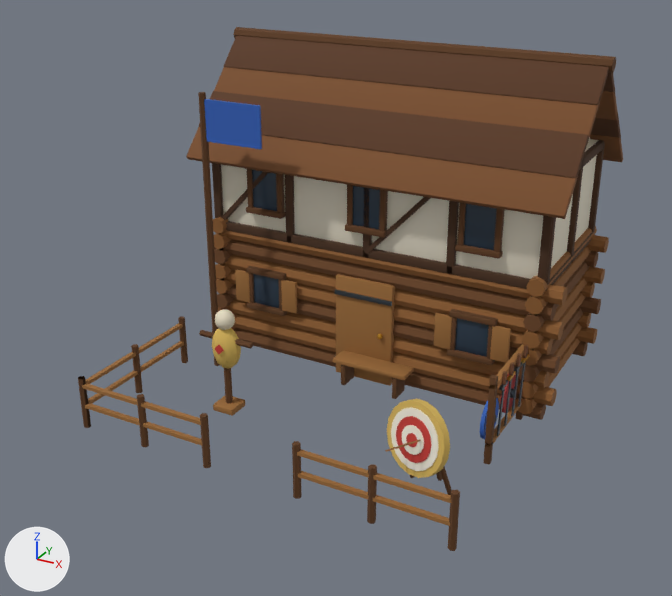
One commit to the glTF model modele3d/export/mapa/koszary_poz08.glb: the scene before it, then after it.
Rendered twice from a 50 mm camera at (6.69, -12.75, 8.04) aimed at (-0.05, -0.5, 1.92). Arrows for +X, +Y and +Z are at lower left; the lights stay in place. The picture after the commit comes second. Vertices at exactly the same position are counted once.

In view in the first picture: 'koszary_poz08'.
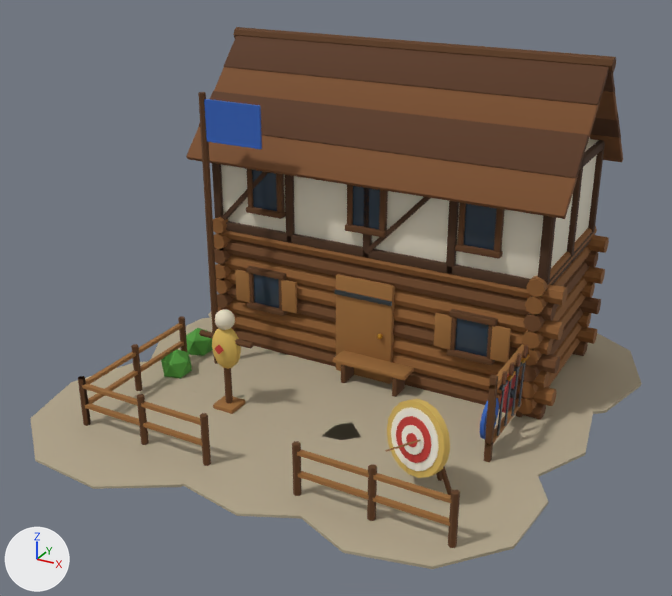
Boxes [x1, y1, x2, y2] around the edits, measured in the pictures (672 x 596 px):
```json
{"object": "koszary_poz08", "change": "reshaped", "before": [78, 27, 623, 551], "after": [30, 27, 642, 569], "on screen": "12% wider"}
{"part": 1, "of": "me_koszary_poz08", "change": "added", "after": [30, 361, 222, 489], "on screen": "beige"}
{"part": 2, "of": "me_koszary_poz08", "change": "added", "after": [150, 318, 275, 398], "on screen": "beige"}
{"part": 3, "of": "me_koszary_poz08", "change": "added", "after": [208, 312, 288, 355], "on screen": "mostly hidden"}
{"part": 4, "of": "me_koszary_poz08", "change": "added", "after": [173, 394, 321, 519], "on screen": "beige"}
{"part": 5, "of": "me_koszary_poz08", "change": "added", "after": [244, 353, 365, 440], "on screen": "beige"}
{"part": 6, "of": "me_koszary_poz08", "change": "added", "after": [320, 363, 365, 378], "on screen": "mostly hidden"}
{"part": 7, "of": "me_koszary_poz08", "change": "added", "after": [291, 424, 548, 569], "on screen": "beige"}
{"part": 8, "of": "me_koszary_poz08", "change": "added", "after": [345, 378, 593, 480], "on screen": "beige"}
{"part": 9, "of": "me_koszary_poz08", "change": "added", "after": [456, 333, 642, 417], "on screen": "beige"}
{"part": 10, "of": "me_koszary_poz08", "change": "added", "after": [186, 328, 213, 356], "on screen": "green"}
{"part": 11, "of": "me_koszary_poz08", "change": "added", "after": [161, 350, 192, 378], "on screen": "green"}
```

Edits to the scene script, one JSON object a line:
```json
{"op": "add", "block": "mat_mapa_gravel", "code": ["mat_mapa_gravel = principled_material('mapa_gravel')", "mat_mapa_gravel.base_color = (0.451, 0.381, 0.262)  # beige #b3a68c", "mat_mapa_gravel.roughness = 0.95"]}
{"op": "add", "block": "mat_mapa_leaves", "code": ["mat_mapa_leaves = principled_material('mapa_leaves')", "mat_mapa_leaves.base_color = (0.0782, 0.323, 0.0423)  # green #4f9a3a", "mat_mapa_leaves.roughness = 0.85"]}
{"block": "me_koszary_poz08", "where": "# used by ob_koszary_poz08; location = (0.0, 0.0, 0.0)"}
{"op": "remove", "block": "me_koszary_poz08", "code": "me_koszary_poz08.from_pydata(...)  # 5558 vertices, 10520 faces; spans x -3.45..3.45, y -3.26..3.72, z -0.01..5.72"}
{"op": "add", "block": "me_koszary_poz08", "code": "me_koszary_poz08.from_pydata(...)  # 5858 vertices, 11044 faces; spans x -4.43..4.43, y -4.48..4.42, z -0.11..5.72"}
{"block": "me_koszary_poz08", "change": "me_koszary_poz08 part 1: a new loose piece, a 10-sided cylinder along z spanning x -4.426..-0.307, y -4.482..-0.443, z 0.005..0.045, in mat_mapa_gravel (beige #b3a68c)"}
{"block": "me_koszary_poz08", "change": "me_koszary_poz08 part 2: a new loose piece, a 10-sided cylinder along z spanning x -4.177..-0.65, y -1.554..1.964, z 0.004..0.046, in mat_mapa_gravel (beige #b3a68c)"}
{"block": "me_koszary_poz08", "change": "me_koszary_poz08 part 3: a new loose piece, a 10-sided cylinder along z spanning x -4.192..-0.492, y 0.265..3.965, z 0.003..0.047, in mat_mapa_gravel (beige #b3a68c)"}
{"block": "me_koszary_poz08", "change": "me_koszary_poz08 part 4: a new loose piece, a 10-sided cylinder along z spanning x -1.813..1.944, y -4.001..-0.198, z 0.004..0.046, in mat_mapa_gravel (beige #b3a68c)"}
{"block": "me_koszary_poz08", "change": "me_koszary_poz08 part 5: a new loose piece, a 10-sided cylinder along z spanning x -1.922..1.67, y -1.796..1.775, z 0.003..0.047, in mat_mapa_gravel (beige #b3a68c)"}
{"block": "me_koszary_poz08", "change": "me_koszary_poz08 part 6: a new loose piece, a 10-sided cylinder along z spanning x -2.139..1.769, y 0.374..4.121, z 0.002..0.048, in mat_mapa_gravel (beige #b3a68c)"}
{"block": "me_koszary_poz08", "change": "me_koszary_poz08 part 7: a new loose piece, a 10-sided cylinder along z spanning x 0.263..4.027, y -3.983..-0.135, z 0.003..0.047, in mat_mapa_gravel (beige #b3a68c)"}
{"block": "me_koszary_poz08", "change": "me_koszary_poz08 part 8: a new loose piece, a 10-sided cylinder along z spanning x 0.058..4.157, y -1.865..2.222, z 0.002..0.048, in mat_mapa_gravel (beige #b3a68c)"}
{"block": "me_koszary_poz08", "change": "me_koszary_poz08 part 9: a new loose piece, a 10-sided cylinder along z spanning x 0.308..4.433, y 0.426..4.424, z 0.001..0.049, in mat_mapa_gravel (beige #b3a68c)"}
{"block": "me_koszary_poz08", "change": "me_koszary_poz08 part 10: a new loose piece, an icosphere of 20 faces spanning x -3.47..-2.91, y -0.42..0.11, z -0.11..0.51, in mat_mapa_leaves (green #4f9a3a)"}
{"block": "me_koszary_poz08", "change": "me_koszary_poz08 part 11: a new loose piece, an icosphere of 20 faces spanning x -3.27..-2.74, y -1.33..-0.83, z -0.1..0.5, in mat_mapa_leaves (green #4f9a3a)"}
{"block": "me_koszary_poz08", "change": "other edits to the shape of me_koszary_poz08 do not show in these pictures"}
{"op": "add", "block": "me_koszary_poz08", "code": "me_koszary_poz08.materials.append(mat_mapa_gravel)  # beige #b3a68c"}
{"op": "add", "block": "me_koszary_poz08", "code": "me_koszary_poz08.materials.append(mat_mapa_leaves)  # green #4f9a3a"}
```
